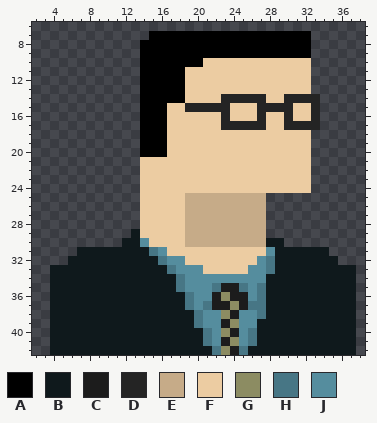
Edited in one commit: pixel-art sprite (public/8bitpix.png). The picture above was drawn from the file before the commit.
The file is 301x301 pixels, drawn in blocks of 7x7; one block is one cell here. Colours within 5 levels of each other are drawn and written as one. Shown: x 2..38, y 6..42.
Palette (. is transparent): A #000000  B #0f191c  C #1c1c1c  D #242424  E #c6ab88  F #eccca2  G #8c8c62  H #477685  J #558d9e
New version:
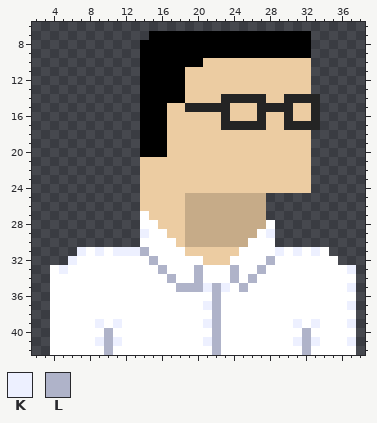
Colours new in this view: K #edf0ff  L #afb3c9
Difference:
Colour B changes from #0f191c to #ffffff.
Colour B now appears in row 28 at x 28.
The author changed colour C to colour B in row 35 at x 24; in row 36 at x 24 to 25; in row 37 at x 23 and 25; in row 38 at x 24; in row 39 at x 23; in row 40 at x 24.
The author changed colour C to colour B in row 41 at x 23; in row 42 at x 24.
The author changed colour E to colour B in row 29 at x 27; in row 30 at x 26 to 27.
The author changed colour F to colour B in row 27 at x 14; in row 28 at x 14 to 15; in row 29 at x 15 to 16; in row 30 at x 15 to 17; in row 31 at x 17 to 18 and 25 to 27; in row 32 at x 19 to 20 and 24 to 26.
The author changed colour F to colour B in row 33 at x 21 to 23 and 25.
The author changed colour G to colour B in row 36 at x 23; in row 37 at x 24; in row 38 at x 23; in row 39 at x 24; in row 40 at x 23; in row 41 at x 24.
The author changed colour G to colour B in row 42 at x 23.
The author changed colour H to colour B in row 31 at x 15; in row 32 at x 16; in row 33 at x 17 and 28; in row 34 at x 18; in row 35 at x 27; in row 36 at x 19 and 27.
The author changed colour H to colour B in row 37 at x 19 and 26 to 27; in row 38 at x 20 and 27; in row 39 at x 20; in row 40 at x 21 and 26; in row 41 at x 26; in row 42 at x 25.
The author changed colour J to colour B in row 30 at x 14; in row 31 at x 16 and 28; in row 32 at x 17 to 18 and 27; in row 33 at x 18 to 19 and 26; in row 34 at x 19, 21 to 23, 25 and 27; in row 35 at x 26.
The author changed colour J to colour B in row 36 at x 20 to 21 and 26; in row 37 at x 20; in row 38 at x 21 and 25 to 26; in row 39 at x 25 to 26; in rows 40 to 41 at x 25.
Colour K now appears in row 29 at x 28.
The author changed colour B to colour K in row 31 at x 7, 9, 11 to 13, 29, 31 and 33; in row 32 at x 6; in row 33 at x 5 and 37; in row 35 at x 37; in row 37 at x 37; in row 39 at x 9, 11, 31, 33 and 37.
The author changed colour B to colour K in row 41 at x 9, 11, 31, 33 and 37.
The author changed colour C to colour K in row 35 at x 23.
The author changed colour F to colour K in row 29 at x 14.
The author changed colour H to colour K in row 37 at x 21; in row 41 at x 21.
The author changed colour J to colour K in row 35 at x 21; in row 39 at x 21.
The author changed colour B to colour L in row 31 at x 14; in row 32 at x 15; in row 33 at x 16; in row 34 at x 17; in rows 40 to 42 at x 10 and 32.
The author changed colour C to colour L in rows 36 to 37 at x 22.
The author changed colour F to colour L in row 33 at x 24.
The author changed colour H to colour L in row 32 at x 28; in row 35 at x 18, 22 and 25; in row 42 at x 22.
The author changed colour J to colour L in row 33 at x 20 and 27; in row 34 at x 20, 24 and 26; in row 35 at x 19 to 20; in rows 38 to 41 at x 22.
Colour B is gone in row 29 at x 13; in row 30 at x 12 to 13 and 29.
Where, in picture pixels (left, top, right, bottom), the same in both pictures:
changed: (50, 211, 356, 355)
